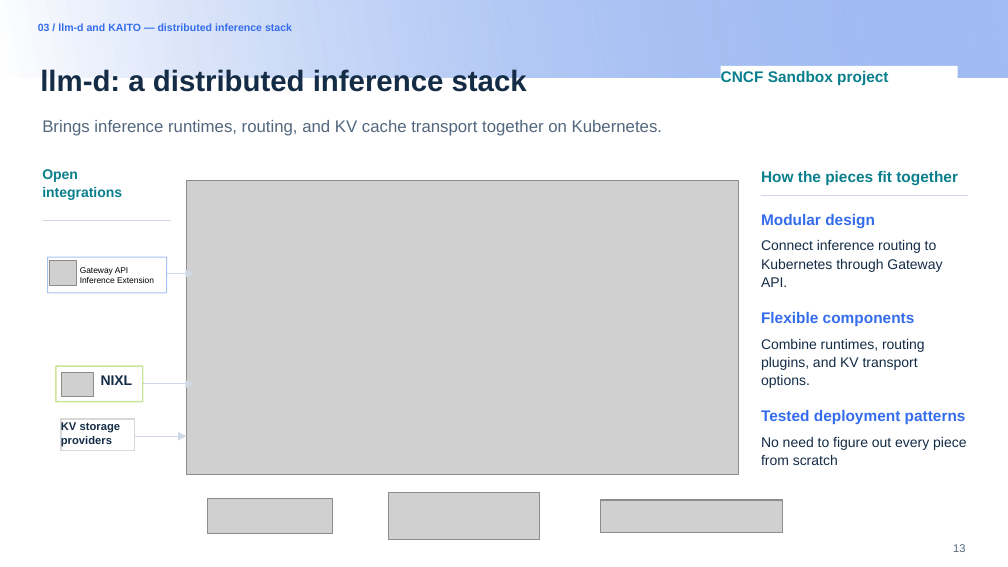
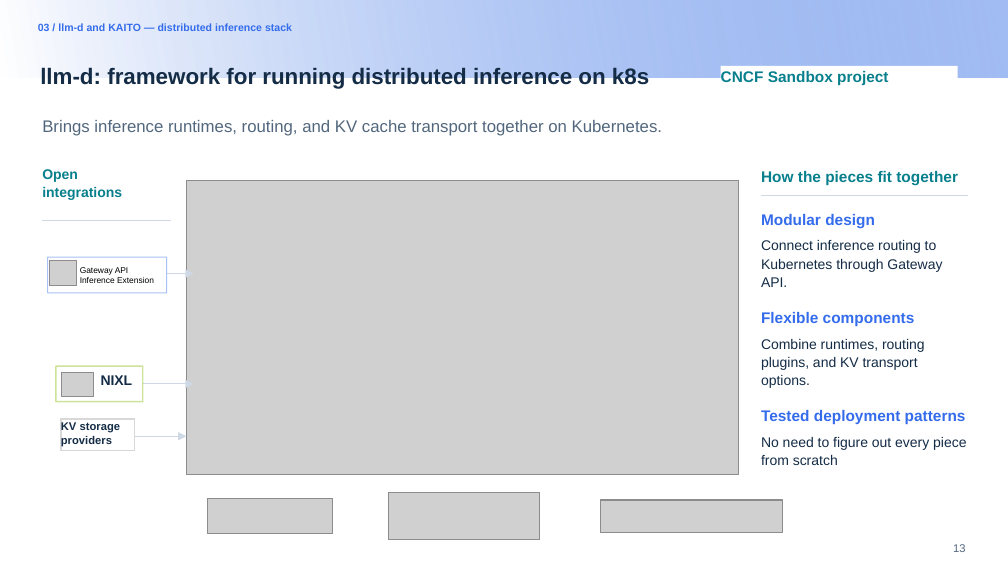
Before and after one commit to andyzhangx/demo, a slide deck: slide 13 of llm/pd-disaggregation/kubecon-na-2026-pd-disaggregation-kaito-llmd.pptx. Drawn at 1008x567 pixels with LibreOffice and Linux fonts; fonts in the diff are those of the drawing; grey boxes stand for pictures; background and template pictures are left out. Boxes give left, top, right and bottom in pixels: in the first picture for what was removed or moved away, otherwise in the second. Text is boxed around its words. In the diff, an @@ line names an element or a change of style, - is before the commit and + after.

```diff
--- a/llm/pd-disaggregation/kubecon-na-2026-pd-disaggregation-kaito-llmd.pptx
+++ b/llm/pd-disaggregation/kubecon-na-2026-pd-disaggregation-kaito-llmd.pptx
@@ title at <box>40,67,649,89</box>: text changed; size 21 to 16 pt @@
-llm-d: a distributed inference stack
+llm-d: framework for running distributed inference on k8s
```
Also in this commit, not shown: 6 other slides changed.
